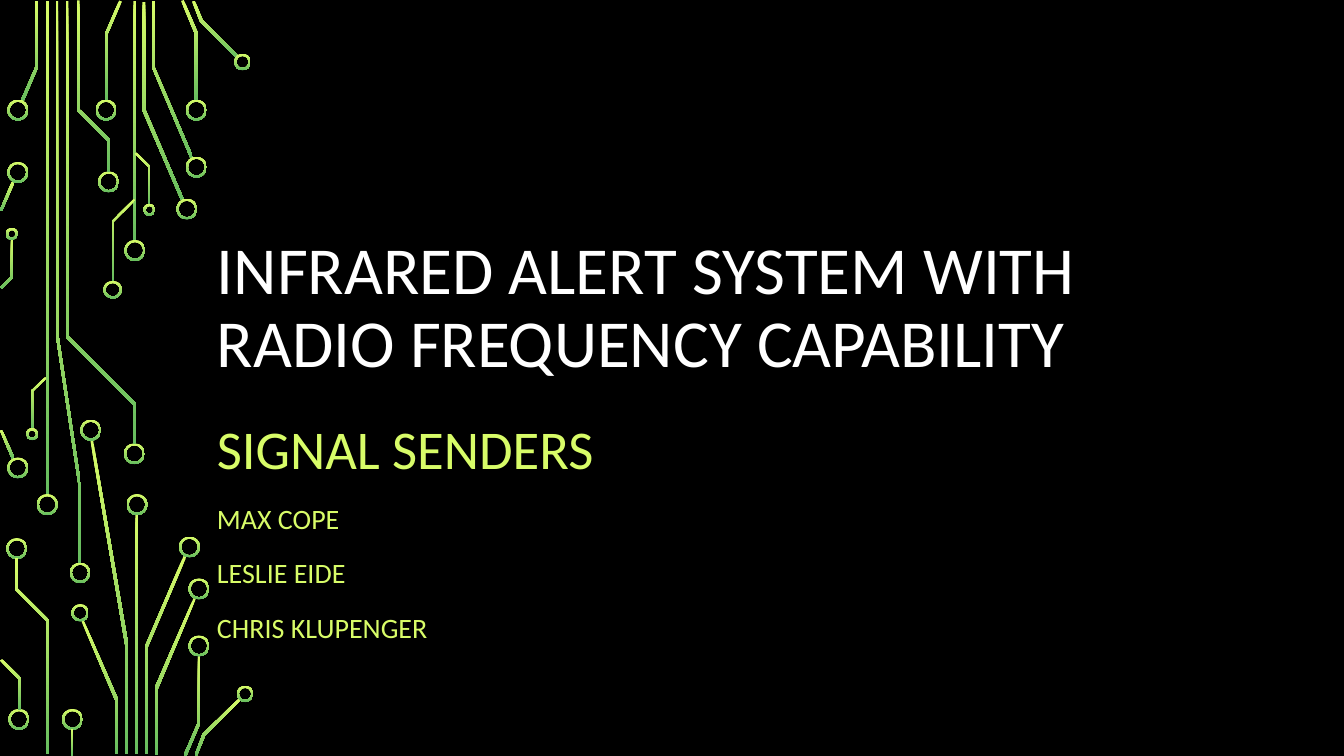
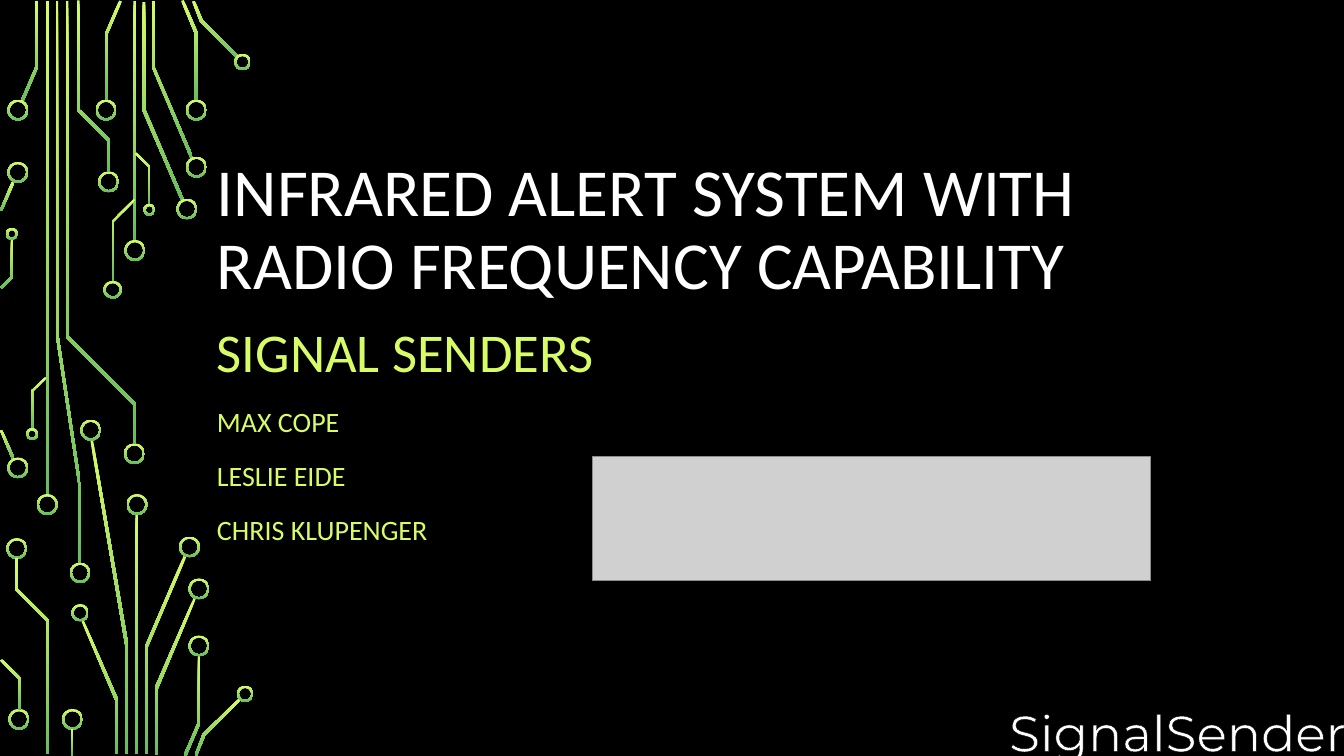
Before and after one commit to djklup/SignalSenders, a slide deck: slide 1 of Project Details/IR Presentation.pptx. Drawn at 1344x756 pixels with LibreOffice and Linux fonts; fonts in the diff are those of the drawing; grey boxes stand for pictures; background and template pictures are left out. Boxes give left, top, right and bottom in pixels: in the first picture for what was removed or moved away, otherwise in the second. Text is boxed around its words. In the diff, an @@ line names an element or a change of style, - is before the commit and + after.

```diff
--- a/Project Details/IR Presentation.pptx
+++ b/Project Details/IR Presentation.pptx
@@ title "INFRARED ALERT SYSTEM WITH RADIO ...": place and size @@
-title "INFRARED ALERT SYSTEM WITH RADIO ..." at bbox=[217, 250, 1074, 376]
+title "INFRARED ALERT SYSTEM WITH RADIO ..." at bbox=[217, 172, 1074, 298]
@@ subtitle "SIGNAL SENDERS": place and size @@
-subtitle "SIGNAL SENDERS" at bbox=[217, 433, 593, 639]
+subtitle "SIGNAL SENDERS" at bbox=[217, 336, 593, 541]
@@ picture added at bbox=[593, 457, 1151, 581] @@
@@ text added at bbox=[1071, 697, 1311, 727], 36 pt, text #FFFFFF @@
+SignalSenders
```
Also in this commit, not shown: 14 other slides changed, 2 slides added, 3 slides removed.
